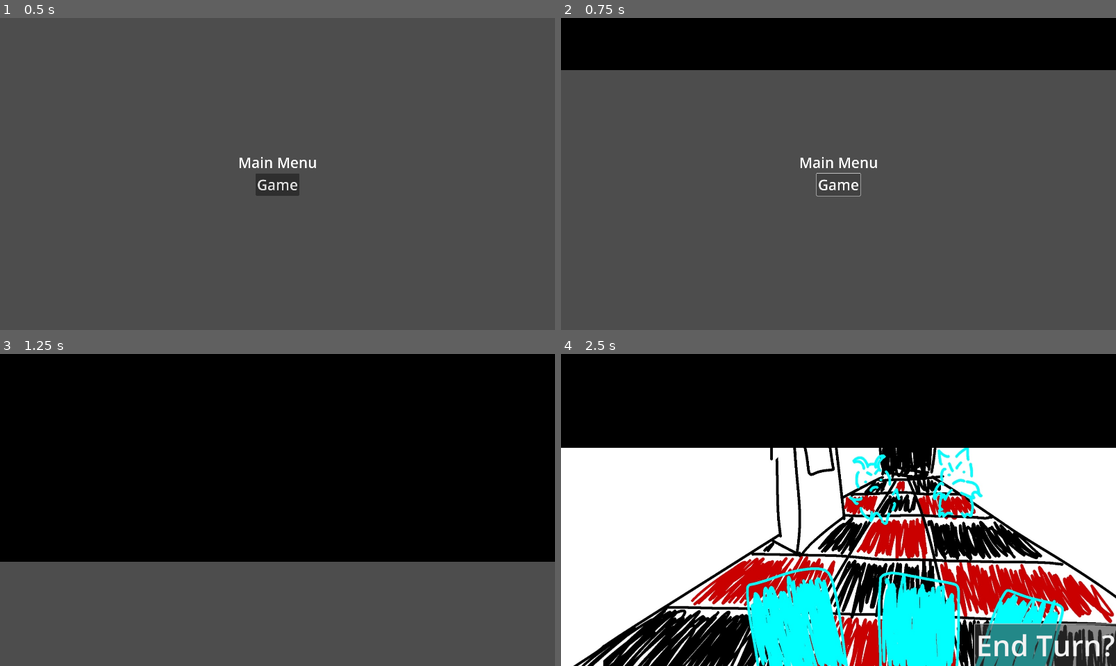
Above: before the commit, frames 1-4 (two rows, left to right).
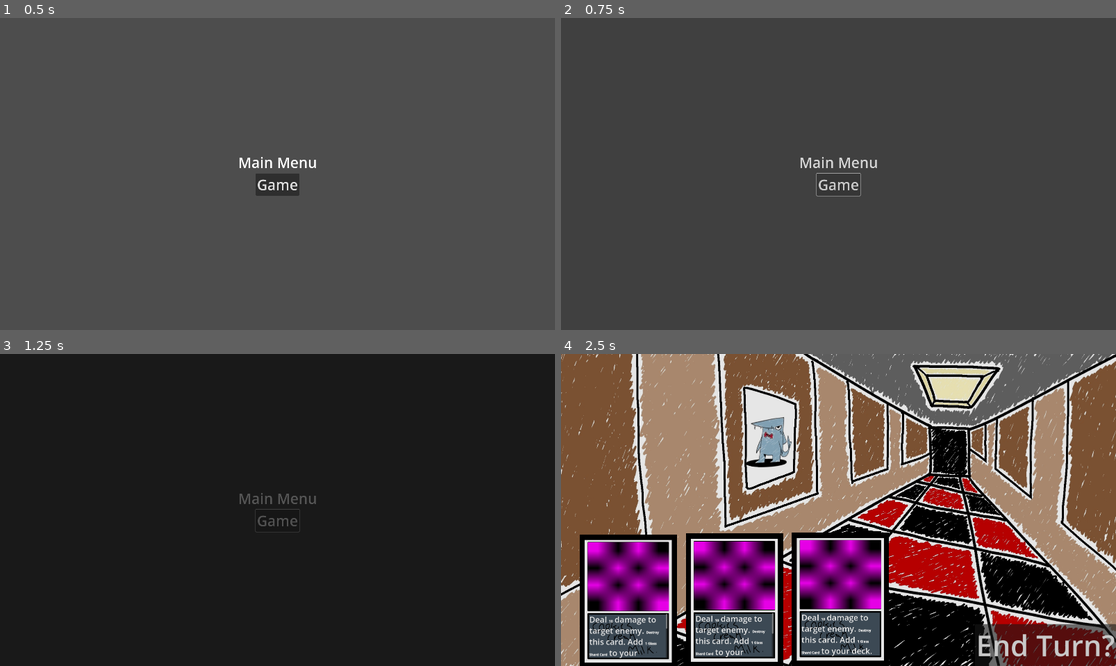
Above: after the commit, the same moments.

Repository: nonagaga/MJ193
Game: Godot game, scene res://Scenes/scene_manager.tscn
Two runs of this game, one before a commit and one after it. Both use one fixed random seed, a clock stepped at 60 frames per second and the inputs below. Sound files missing from this copy of the repository are replaced by a short silence.
Inputs:
- Up to frame 1 (0.5 s): no input
- Up to frame 2 (0.75 s): click "Game" at 0.5 s
- Up to frame 3 (1.25 s): no input
- Up to frame 4 (2.5 s): click "Game" at 1.25 s; click "End Turn?" at 2 s

Frame 1 is identical in both runs. In frame 2, 17% of the frame differs, in the area x 0-100%, y 0-58%; in frame 3, 100%, in the area x 0-100%, y 0-100%; in frame 4, 94%.

Commit message:
Game scene is blocked out

Diff:
--- a/Cards/GlassDagger.tres
+++ b/Cards/GlassDagger.tres
@@ -31,9 +31,12 @@
 text = "Add [b]1 Glass Shard Card[/b] to your deck."
 metadata/_custom_type_script = "uid://bk4mghx3y6csd"
 
+[sub_resource type="PlaceholderTexture2D" id="PlaceholderTexture2D_mf0ej"]
+
 [resource]
 script = ExtResource("3_d1438")
 title = "Glass Dagger"
+texture = SubResource("PlaceholderTexture2D_mf0ej")
 price = 0
 maxTargets = 1
 discardCost = 0
--- a/Classes/CardClass.gd
+++ b/Classes/CardClass.gd
@@ -19,6 +19,7 @@
 @export var playTags:Array[Tag]
 @export var discardTags:Array[Tag]
 @export_group("")
+
 var text:String
 #array of enemies the card is targetting
 var targets:Array[Enemy]
@@ -44,14 +45,14 @@
 
 #when played execute all play effects
 func playEffect():
-	for i:Tag in drawTags:
+	for i:Tag in playTags:
 		await i.resolve()
 	for i:Action in playActions:
 		await i.resolve(targets)
 
 #when discarded execute all discard effects
 func discardEffect():
-	for i:Tag in drawTags:
+	for i:Tag in discardTags:
 		await i.resolve()
 	for i:Action in discardActions:
 		await i.resolve(targets)
@@ -72,4 +73,3 @@
 	for i in discardActions:
 		i.updateText()
 		text += i.actualText
-	print(text)
--- a/GameManager.gd
+++ b/GameManager.gd
@@ -21,6 +21,8 @@
 		enemy.entersTrigger()
 		# wait a little between activating guys
 		await get_tree().create_timer(0.5).timeout
+
+	# this is the main game loop
 	while game_state == GAME_STATE.PLAYING:
 		await player_turn()
 		for enemy : Enemy in enemy_list:
@@ -41,9 +43,6 @@
 	if Globals.hp <= 0:
 		game_state = GAME_STATE.LOSE
 		print("Game over!")
-
-
-
 
 func draw():
 	if !Globals.deck.is_empty():
--- a/Scenes/button.gd
+++ b/Scenes/button.gd
@@ -2,5 +2,5 @@
 
 func _ready() -> void:
 	pressed.connect(func():
-		Globals.scene_manager.transition_to("game","vert_wipe")
+		Globals.scene_manager.transition_to("game","default")
 		)
--- a/Scenes/game_test.tscn
+++ b/Scenes/game_test.tscn
@@ -1,8 +1,9 @@
-[gd_scene load_steps=4 format=3 uid="uid://dupy1f8fboept"]
+[gd_scene load_steps=5 format=3 uid="uid://dupy1f8fboept"]
 
-[ext_resource type="Texture2D" uid="uid://coc0aqafwqn04" path="res://Environment/temp_background.png" id="1_cok2q"]
 [ext_resource type="Script" uid="uid://dniyjxmmo5q0i" path="res://GameManager.gd" id="1_nfvl4"]
+[ext_resource type="Texture2D" uid="uid://dbqii5kw37wq" path="res://Environment/background.png" id="2_h07e4"]
 [ext_resource type="PackedScene" uid="uid://byearha2okcgk" path="res://UI/Enemy Element/CardShark.tscn" id="2_tuxhd"]
+[ext_resource type="PackedScene" uid="uid://dpp7r7l0fdpvc" path="res://card.tscn" id="4_h07e4"]
 
 [node name="Game" type="Node2D" node_paths=PackedStringArray("end_turn_button", "enemies")]
 script = ExtResource("1_nfvl4")
@@ -18,15 +19,17 @@
 anchor_bottom = 1.0
 grow_horizontal = 2
 grow_vertical = 2
-texture = ExtResource("1_cok2q")
+texture = ExtResource("2_h07e4")
 
 [node name="Enemies" type="Node2D" parent="."]
 
 [node name="Enemy" parent="Enemies" instance=ExtResource("2_tuxhd")]
-position = Vector2(1362, 410)
+position = Vector2(1429, 640)
+scale = Vector2(0.42, 0.42)
 
 [node name="Enemy2" parent="Enemies" instance=ExtResource("2_tuxhd")]
-position = Vector2(1048, 418)
+position = Vector2(1132, 480)
+scale = Vector2(0.3, 0.3)
 
 [node name="UI" type="CanvasLayer" parent="."]
 
@@ -36,9 +39,30 @@
 anchor_top = 1.0
 anchor_right = 1.0
 anchor_bottom = 1.0
-offset_left = -8.0
-offset_top = -8.0
+offset_left = -488.0
+offset_top = -145.0
 grow_horizontal = 0
 grow_vertical = 0
 theme_override_font_sizes/font_size = 100
 text = "End Turn?"
+
+[node name="Card" parent="UI" instance=ExtResource("4_h07e4")]
+offset_left = 967.0
+offset_top = 1088.0
+offset_right = 967.0
+offset_bottom = 1088.0
+scale = Vector2(0.7, 0.7)
+
+[node name="Card2" parent="UI" instance=ExtResource("4_h07e4")]
+offset_left = 600.0
+offset_top = 1092.0
+offset_right = 600.0
+offset_bottom = 1092.0
+scale = Vector2(0.7, 0.7)
+
+[node name="Card3" parent="UI" instance=ExtResource("4_h07e4")]
+offset_left = 233.0
+offset_top = 1095.0
+offset_right = 233.0
+offset_bottom = 1095.0
+scale = Vector2(0.7, 0.7)
--- a/Scenes/scene_manager.gd
+++ b/Scenes/scene_manager.gd
@@ -48,4 +48,5 @@
 
 	transition_instance.transition_out()
 	await transition_instance.transitioned_out
+	transition_instance.queue_free()
 	transition_finished.emit()
--- a/UI/Enemy Element/CardShark.tscn
+++ b/UI/Enemy Element/CardShark.tscn
@@ -36,14 +36,14 @@
 tracks/1/type = "value"
 tracks/1/imported = false
 tracks/1/enabled = true
-tracks/1/path = NodePath(".:scale")
+tracks/1/path = NodePath("Visuals:scale")
 tracks/1/interp = 1
 tracks/1/loop_wrap = true
 tracks/1/keys = {
 "times": PackedFloat32Array(0),
 "transitions": PackedFloat32Array(1),
 "update": 0,
-"values": [Vector2(0.5, 0.5)]
+"values": [Vector2(1, 1)]
 }
 
 [sub_resource type="Animation" id="Animation_agi8h"]
@@ -66,14 +66,14 @@
 tracks/0/type = "value"
 tracks/0/imported = false
 tracks/0/enabled = true
-tracks/0/path = NodePath(".:scale")
+tracks/0/path = NodePath("Visuals:scale")
 tracks/0/interp = 1
 tracks/0/loop_wrap = true
 tracks/0/keys = {
 "times": PackedFloat32Array(0, 1),
 "transitions": PackedFloat32Array(1, 1),
 "update": 0,
-"values": [Vector2(1e-05, 1e-05), Vector2(0.5, 0.5)]
+"values": [Vector2(1e-05, 1e-05), Vector2(1, 1)]
 }
 
 [sub_resource type="Animation" id="Animation_8cfcj"]
@@ -81,14 +81,14 @@
 tracks/0/type = "value"
 tracks/0/imported = false
 tracks/0/enabled = true
-tracks/0/path = NodePath(".:scale")
+tracks/0/path = NodePath("Visuals:scale")
 tracks/0/interp = 1
 tracks/0/loop_wrap = true
 tracks/0/keys = {
 "times": PackedFloat32Array(0, 1),
 "transitions": PackedFloat32Array(1, 1),
 "update": 0,
-"values": [Vector2(0.5, 0.5), Vector2(1e-05, 1e-05)]
+"values": [Vector2(1, 1), Vector2(1e-05, 1e-05)]
 }
 
 [sub_resource type="AnimationLibrary" id="AnimationLibrary_agi8h"]
@@ -111,7 +111,9 @@
 theme_song = ExtResource("2_gopnc")
 theme_song_name = "shark"
 
-[node name="VBoxContainer" type="VBoxContainer" parent="."]
+[node name="Visuals" type="Node2D" parent="."]
+
+[node name="VBoxContainer" type="VBoxContainer" parent="Visuals"]
 custom_minimum_size = Vector2(15, 15)
 anchors_preset = 8
 anchor_left = 0.5
@@ -126,16 +128,16 @@
 grow_vertical = 2
 alignment = 1
 
-[node name="Enemy Health" type="TextureProgressBar" parent="VBoxContainer"]
+[node name="Enemy Health" type="TextureProgressBar" parent="Visuals/VBoxContainer"]
 layout_mode = 2
 size_flags_vertical = 3
 
-[node name="ColorRect" type="ColorRect" parent="VBoxContainer"]
+[node name="ColorRect" type="ColorRect" parent="Visuals/VBoxContainer"]
 custom_minimum_size = Vector2(0, 100)
 layout_mode = 2
 color = Color(0.18359, 0.18359, 0.18359, 1)
 
-[node name="Name" type="RichTextLabel" parent="VBoxContainer/ColorRect"]
+[node name="Name" type="RichTextLabel" parent="Visuals/VBoxContainer/ColorRect"]
 layout_mode = 1
 anchors_preset = 14
 anchor_top = 0.5
@@ -150,7 +152,7 @@
 text = "[center]Card Shark"
 fit_content = true
 
-[node name="Sprite2D" type="Sprite2D" parent="."]
+[node name="Sprite2D" type="Sprite2D" parent="Visuals"]
 texture = ExtResource("3_ddfm8")
 
 [node name="AnimationPlayer" type="AnimationPlayer" parent="."]
--- a/card.gd
+++ b/card.gd
@@ -1,6 +1,17 @@
-extends Node2D
+extends Control
 @export var cardRes:Card
+@onready var card_texture: TextureRect = $CardTexture
+@onready var rich_text_label: RichTextLabel = $RichTextLabel
 
 func _ready() -> void:
 	cardRes.compileCardText()
-	cardRes.playEffect()
+	rich_text_label.text = cardRes.text
+	cardRes.drawEffect()
+	mouse_entered.connect(_on_mouse_entered)
+	mouse_exited.connect(_on_mouse_exited)
+
+func _on_mouse_entered():
+	scale *= 2
+
+func _on_mouse_exited():
+	scale /= 2
--- a/card.tscn
+++ b/card.tscn
@@ -1,8 +1,52 @@
-[gd_scene load_steps=3 format=3 uid="uid://dpp7r7l0fdpvc"]
+[gd_scene load_steps=5 format=3 uid="uid://dpp7r7l0fdpvc"]
 
 [ext_resource type="Script" uid="uid://bqbys4x3ry728" path="res://card.gd" id="1_kikvd"]
 [ext_resource type="Resource" uid="uid://c0b3rwaho0s1r" path="res://Cards/GlassDagger.tres" id="2_rjlel"]
+[ext_resource type="Texture2D" uid="uid://cof6qdkvij7cr" path="res://mockupcard.png" id="3_q5obu"]
 
-[node name="Card" type="Node2D"]
+[sub_resource type="PlaceholderTexture2D" id="PlaceholderTexture2D_q5obu"]
+
+[node name="Card" type="Control"]
+layout_mode = 3
+anchors_preset = 0
 script = ExtResource("1_kikvd")
 cardRes = ExtResource("2_rjlel")
+
+[node name="TextureRect" type="TextureRect" parent="."]
+layout_mode = 1
+anchors_preset = 7
+anchor_left = 0.5
+anchor_top = 1.0
+anchor_right = 0.5
+anchor_bottom = 1.0
+offset_left = -240.0
+offset_top = -672.0
+offset_right = 240.0
+grow_horizontal = 2
+grow_vertical = 0
+texture = ExtResource("3_q5obu")
+
+[node name="CardTexture" type="TextureRect" parent="."]
+layout_mode = 1
+anchors_preset = 8
+anchor_left = 0.5
+anchor_top = 0.5
+anchor_right = 0.5
+anchor_bottom = 0.5
+offset_left = -200.0
+offset_top = -632.0
+offset_right = 200.0
+offset_bottom = -295.0
+grow_horizontal = 2
+grow_vertical = 2
+texture = SubResource("PlaceholderTexture2D_q5obu")
+expand_mode = 3
+
+[node name="RichTextLabel" type="RichTextLabel" parent="."]
+offset_left = -193.0
+offset_top = -279.0
+offset_right = 193.0
+offset_bottom = -59.0
+theme_override_font_sizes/normal_font_size = 40
+bbcode_enabled = true
+text = "This is the card text"
Not shown: 1 places in Cards/GlassDagger.tres that only renumber resources
Not shown: 1 places in Cards/GlassShard.tres that only renumber resources
Binary file added: Environment/background.png
Not shown, added: Environment/background.png.import
